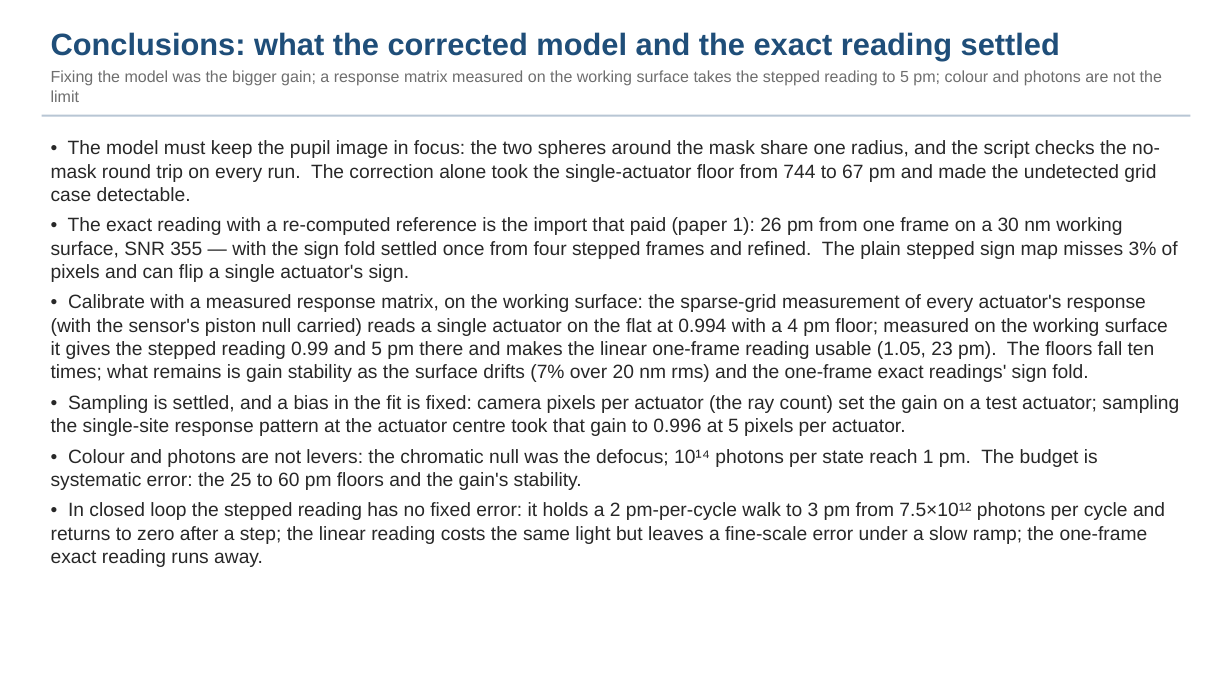
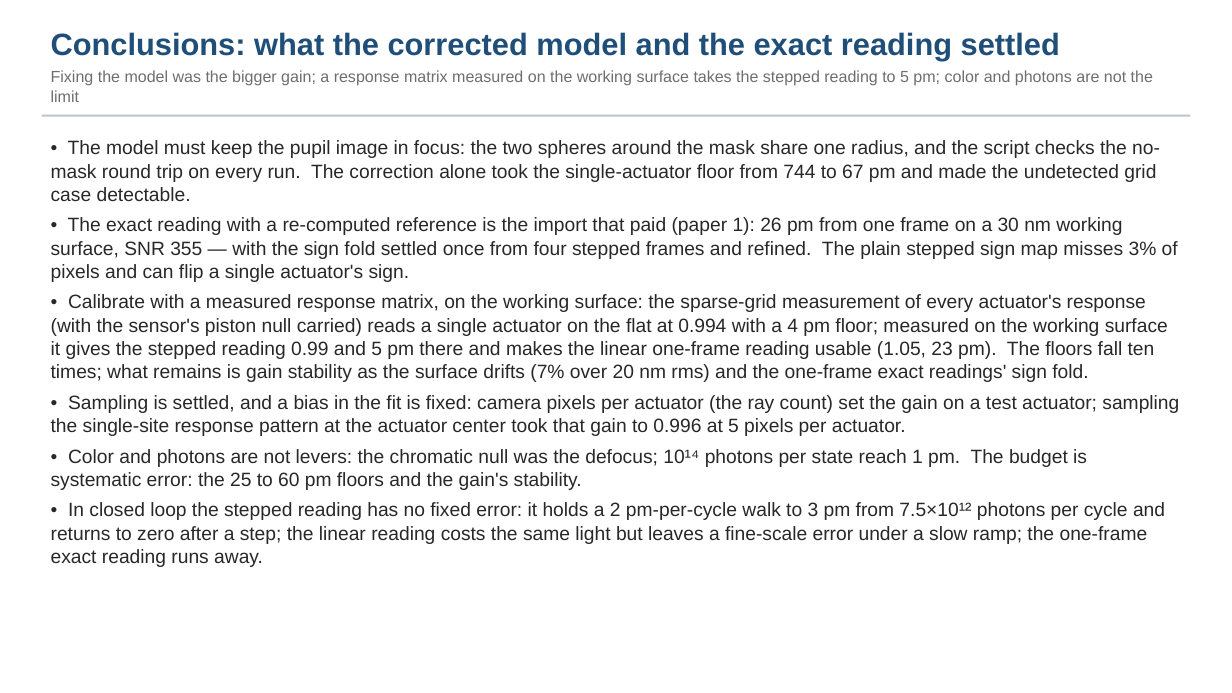
Before and after one commit to nasa-jpl/macos, a slide deck: slide 19 of demo_session/deck_zwfs.pptx. Drawn at 1232x693 pixels with LibreOffice and Linux fonts; fonts in the diff are those of the drawing. Boxes give left, top, right and bottom in pixels: in the first picture for what was removed or moved away, otherwise in the second. Text is boxed around its words. In the diff, an @@ line names an element or a change of style, - is before the commit and + after.

```diff
--- a/demo_session/deck_zwfs.pptx
+++ b/demo_session/deck_zwfs.pptx
@@ text at bbox=[51, 70, 1153, 102]: text changed @@
-Fixing the model was the bigger gain; a response matrix measured on the working surface takes the stepped reading to 5 pm; colour and photons are not the limit
+Fixing the model was the bigger gain; a response matrix measured on the working surface takes the stepped reading to 5 pm; color and photons are not the limit
@@ text at bbox=[51, 395, 1179, 490]: text changed @@
-• Sampling is settled, and a bias in the fit is fixed: camera pixels per actuator (the ray count) set the gain on a test actuator; sampling the single-site response pattern at the actuator centre took that gain to 0.996 at 5 pixels per actuator.
-• Colour and photons are not levers: the chromatic null was the defocus; 10¹⁴ photons per state reach 1 pm. The budget is systematic error: the 25 to 60 pm floors and the gain's stability.
+• Sampling is settled, and a bias in the fit is fixed: camera pixels per actuator (the ray count) set the gain on a test actuator; sampling the single-site response pattern at the actuator center took that gain to 0.996 at 5 pixels per actuator.
+• Color and photons are not levers: the chromatic null was the defocus; 10¹⁴ photons per state reach 1 pm. The budget is systematic error: the 25 to 60 pm floors and the gain's stability.
```
Also in this commit, not shown: 14 other slides changed, 3 other files.
